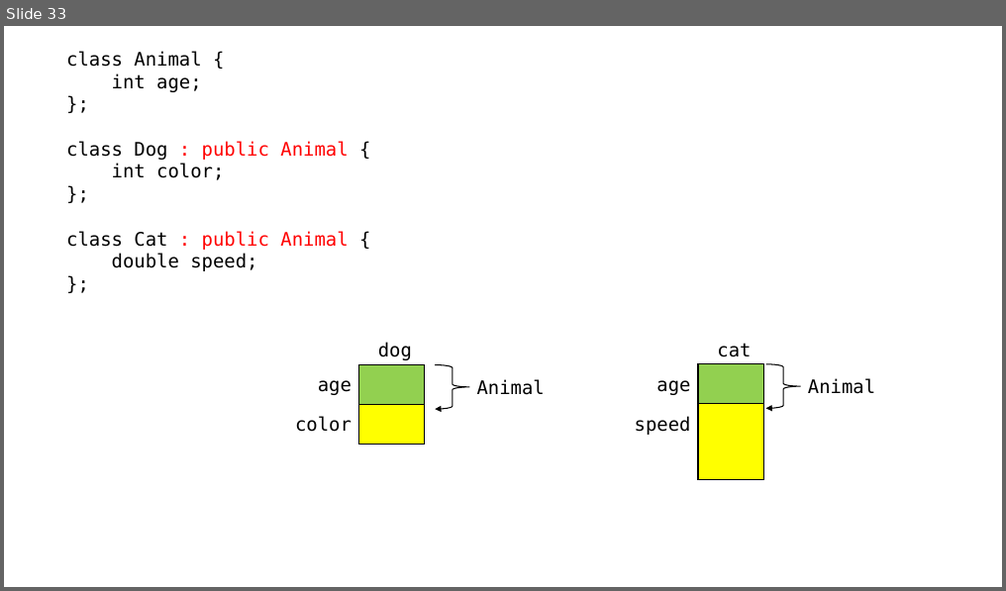
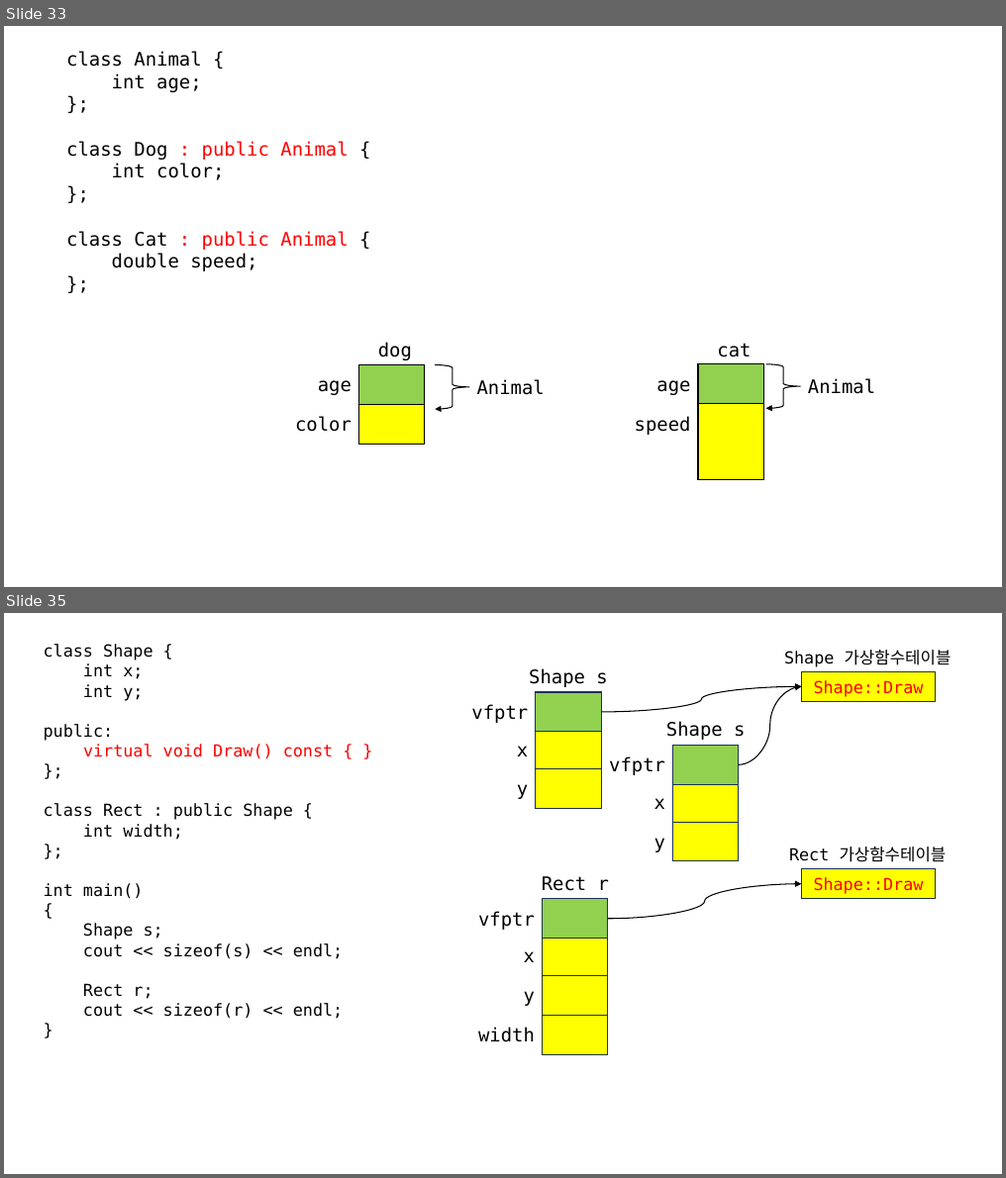
Before and after one commit to rlaxodnd98/SWIP77, a slide deck: cpp_230824.pptx. Shown one above the other, each under a label of ours: slide 33 before the commit, slides 33 and 35 after it; the slides between them are not shown. The pictures are 1006x591 and 1006x1178 pixels, drawn with LibreOffice and Linux fonts; fonts in the diff are those of the drawing. Boxes give left, top, right and bottom in pixels: in the first picture for what was removed or moved away, otherwise in the second. Text is boxed around its words. In the diff, an @@ line names an element or a change of style, - is before the commit and + after.

```diff
--- a/cpp_230824.pptx
+++ b/cpp_230824.pptx
@@ slide 35 added at (x1=4, y1=613, x2=1002, y2=1174), background #FFFFFF @@
@@ text added at (x1=44, y1=644, x2=343, y2=1019), 16 pt, text #000000 @@
+class Shape {
+int x;
+int y;
+public:
+virtual void Draw() const { }
+};
+class Rect : public Shape {
+int width;
+};
+int main()
+{
+Shape s;
+cout << sizeof(s) << endl;
+Rect r;
+cout << sizeof(r) << endl;
+}
@@ text added at (x1=529, y1=668, x2=607, y2=687), 18 pt, text #000000 @@
+Shape s
@@ text added at (x1=784, y1=650, x2=951, y2=667), 16 pt, text #000000 @@
+Shape 가상함수테이블
@@ rectangle added at (x1=801, y1=671, x2=936, y2=701), fill #FFFF00, outline #1E3256 1 pt, 16 pt, text #FF0000 @@
+Shape::Draw
@@ rectangle added at (x1=536, y1=692, x2=601, y2=732), fill #92D050, outline #1E3256 1 pt @@
@@ curved arrow added from (601, 712) to (801, 686), #000000 1 pt @@
@@ curved arrow added from (740, 765) to (801, 686), #000000 1 pt @@
@@ text added at (x1=471, y1=704, x2=528, y2=723), 18 pt, text #000000 @@
+vfptr
@@ rectangle added at (x1=536, y1=730, x2=601, y2=769), fill #FFFF00, outline #1E3256 1 pt @@
@@ text added at (x1=666, y1=721, x2=745, y2=740), 18 pt, text #000000 @@
+Shape s
@@ text added at (x1=517, y1=746, x2=528, y2=757), 18 pt, text #000000 @@
+x
@@ text added at (x1=609, y1=757, x2=665, y2=775), 18 pt, text #000000 @@
+vfptr
@@ rectangle added at (x1=672, y1=746, x2=739, y2=785), fill #92D050, outline #1E3256 1 pt @@
@@ text added at (x1=517, y1=784, x2=528, y2=799), 18 pt, text #000000 @@
+y
@@ rectangle added at (x1=536, y1=769, x2=601, y2=809), fill #FFFF00, outline #1E3256 1 pt @@
@@ rectangle added at (x1=672, y1=782, x2=739, y2=822), fill #FFFF00, outline #1E3256 1 pt @@
@@ text added at (x1=654, y1=798, x2=665, y2=809), 18 pt, text #000000 @@
+x
@@ text added at (x1=654, y1=838, x2=665, y2=853), 18 pt, text #000000 @@
+y
@@ rectangle added at (x1=672, y1=822, x2=739, y2=861), fill #FFFF00, outline #1E3256 1 pt @@
@@ text added at (x1=789, y1=847, x2=946, y2=862), 16 pt, text #000000 @@
+Rect 가상함수테이블
@@ text added at (x1=542, y1=876, x2=609, y2=891), 18 pt, text #000000 @@
+Rect r
@@ rectangle added at (x1=801, y1=869, x2=936, y2=899), fill #FFFF00, outline #1E3256 1 pt, 16 pt, text #FF0000 @@
+Shape::Draw
@@ rectangle added at (x1=543, y1=899, x2=608, y2=939), fill #92D050, outline #1E3256 1 pt @@
@@ curved arrow added from (608, 919) to (801, 884), #000000 1 pt @@
@@ text added at (x1=478, y1=911, x2=535, y2=930), 18 pt, text #000000 @@
+vfptr
@@ rectangle added at (x1=543, y1=937, x2=608, y2=976), fill #FFFF00, outline #1E3256 1 pt @@
@@ text added at (x1=524, y1=952, x2=535, y2=962), 18 pt, text #000000 @@
+x
@@ text added at (x1=524, y1=991, x2=535, y2=1006), 18 pt, text #000000 @@
+y
@@ rectangle added at (x1=543, y1=976, x2=608, y2=1016), fill #FFFF00, outline #1E3256 1 pt @@
@@ text added at (x1=478, y1=1027, x2=535, y2=1043), 18 pt, text #000000 @@
+width
@@ rectangle added at (x1=543, y1=1016, x2=608, y2=1056), fill #FFFF00, outline #1E3256 1 pt @@
```
Also in this commit, not shown: 1 slide changed, 1 other slide added, 1 other file.
